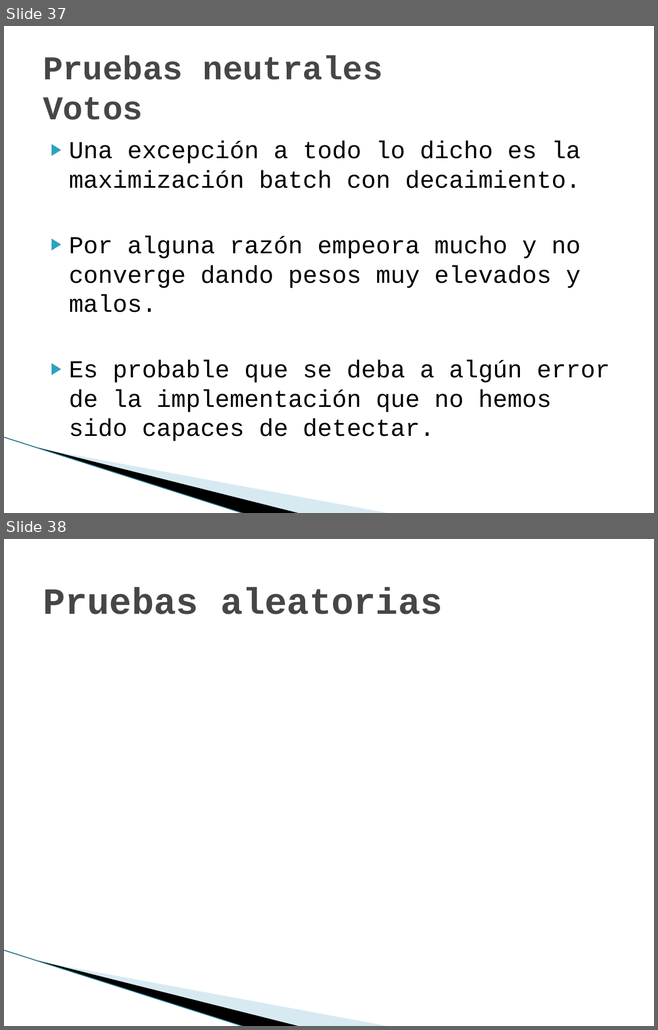
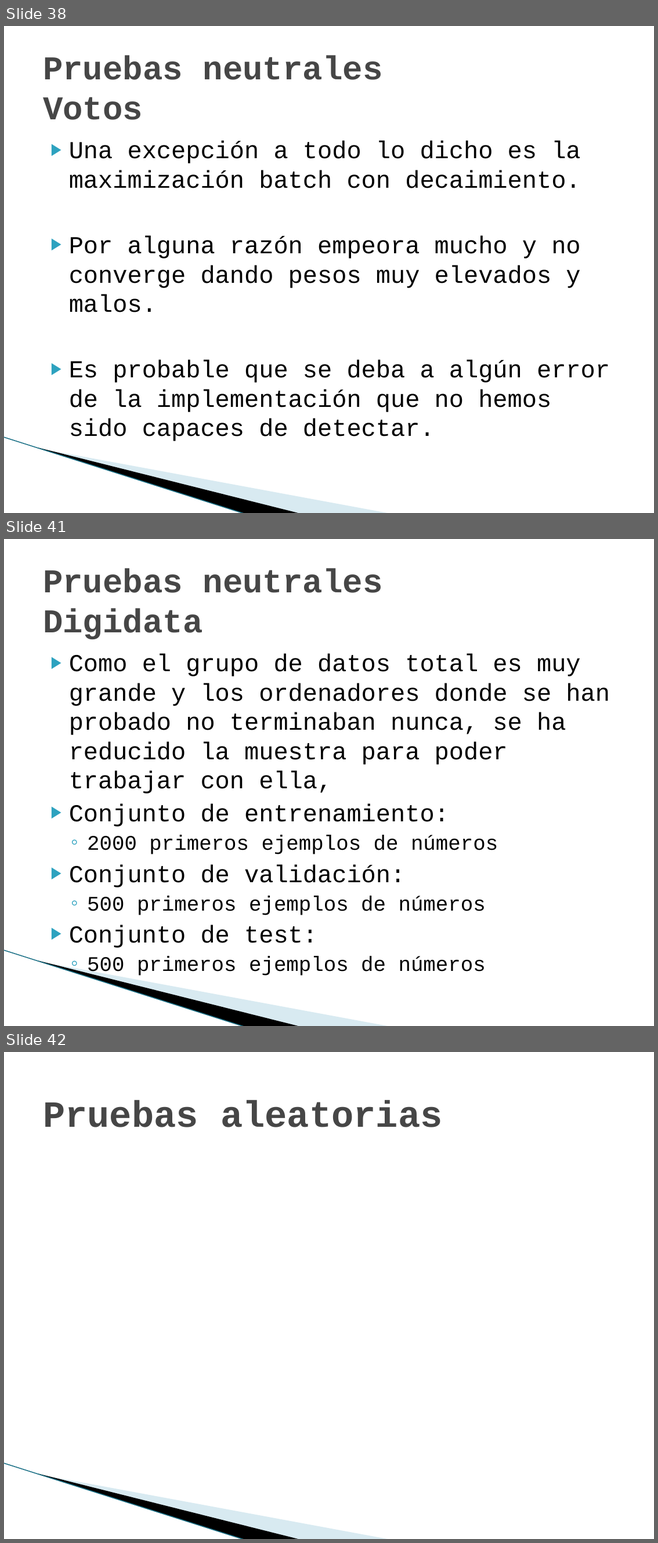
Before and after one commit to joapingut/aia-1718-t3, a slide deck: presentacion3.pptx. Shown one above the other, each under a label of ours: slides 37 and 38 before the commit, slides 38, 41 and 42 after it; the slides between them are not shown. The pictures are 658x1030 and 658x1543 pixels, drawn with LibreOffice and Linux fonts; fonts in the diff are those of the drawing; background and template pictures are left out. Boxes give left, top, right and bottom in pixels: in the first picture for what was removed or moved away, otherwise in the second. Text is boxed around its words. In the diff, an @@ line names an element or a change of style, - is before the commit and + after.

Commit message:
More test cases

```diff
--- a/presentacion3.pptx
+++ b/presentacion3.pptx
@@ slide 41 added at box(4, 539, 654, 1026), background #FFFFFF; not listed: 3 template elements that a slide beside it also shows @@
@@ title added at box(43, 568, 383, 639), 36.9 pt, text #464646, bold @@
+Pruebas neutrales
+Digidata
@@ text added at box(69, 654, 610, 977), 27 pt, text #000000 @@
+▶ Como el grupo de datos total es muy grande y los ordenadores donde se han probado no terminaban nunca, se ha reducido la muestra para poder trabajar con ella,
+▶ Conjunto de entrenamiento:
+  ◦ 2000 primeros ejemplos de números
+▶ Conjunto de validación:
+  ◦ 500 primeros ejemplos de números
+▶ Conjunto de test:
+  ◦ 500 primeros ejemplos de números
@@ what was slide 37 is now slide 38 @@
@@ what was slide 38 is now slide 42 @@
```
Also in this commit, not shown: 3 slides changed, 4 other slides added, 11 other files.
